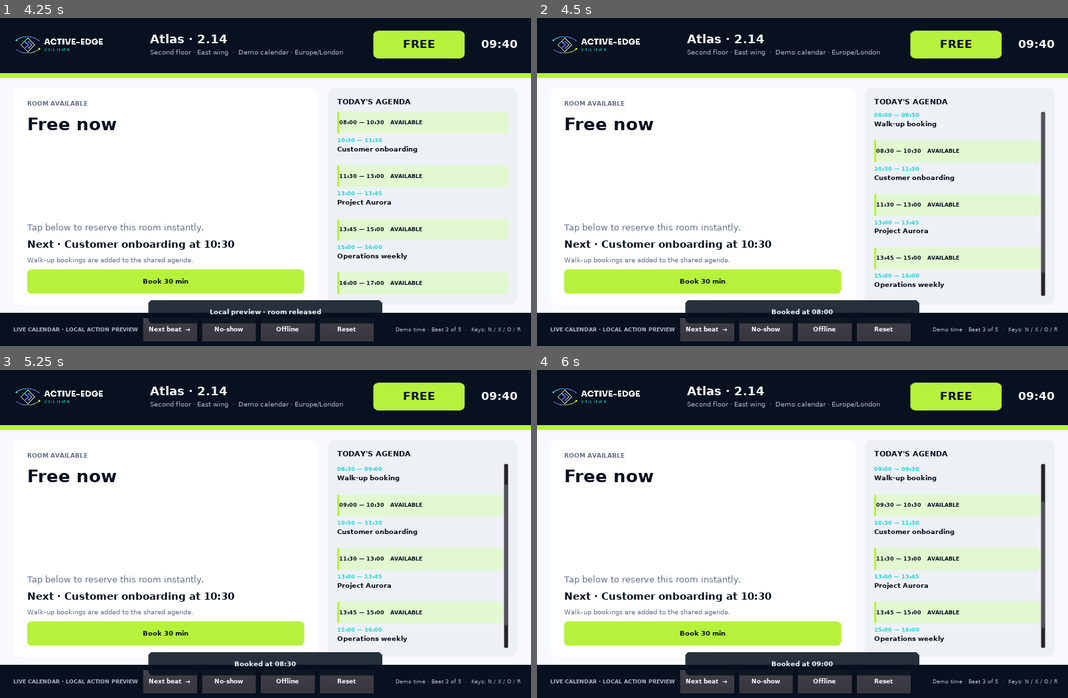
Above: before the commit, frames 1-4 (two rows, left to right).
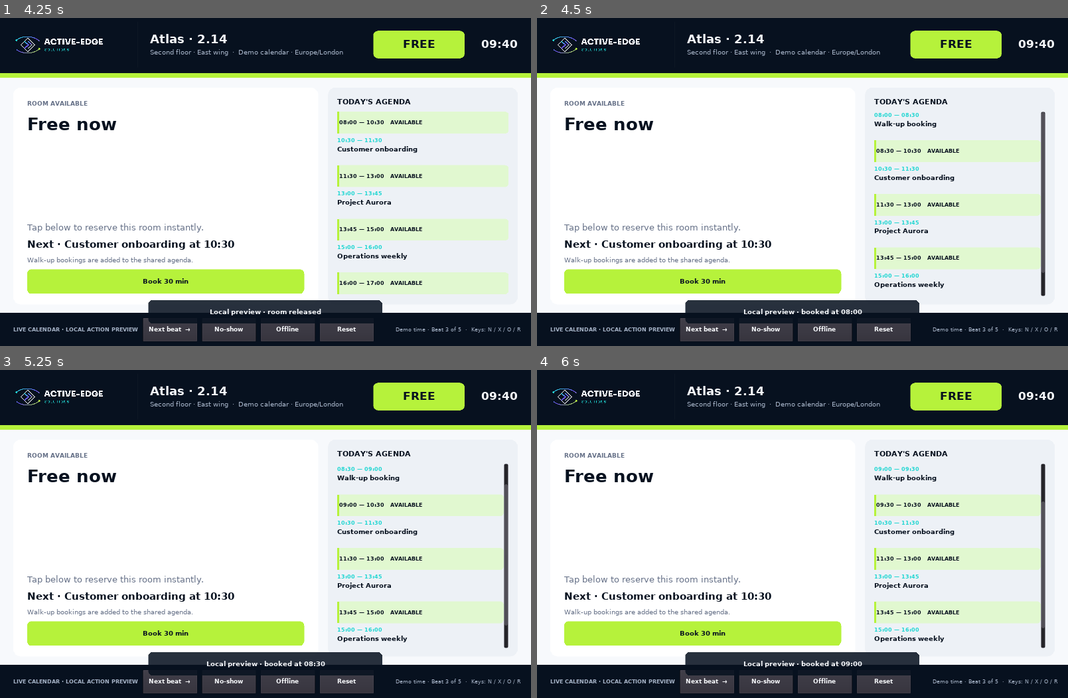
Above: after the commit, the same moments.

Repository: active-esl/godot-demos
Game: Godot game, scene res://Main.tscn
Same seed, same stepped clock (60 frames per second), same inputs: the game is played once before the commit and once after it.
Inputs:
- Up to frame 1 (4.25 s): click "Next beat →" at 0.5 s; click "Next beat →" at 1.25 s; click "Book 30 min" at 2 s; click "Extend +15" at 2.75 s; click "End meeting" at 3.5 s
- Up to frame 2 (4.5 s): click "08:00 — 10:30 AVAILABLE" at 4.25 s
- Up to frame 3 (5.25 s): click "08:30 — 10:30 AVAILABLE" at 5 s
- Up to frame 4 (6 s): click "09:00 — 10:30 AVAILABLE" at 5.75 s

Frame 1 is identical in both runs. In frame 2, 0.2% of the frame differs, in the area x 39-62%, y 88-91%; in frame 3, 0.2%; in frame 4, 0.2%.

Commit message:
feat: add live calendar bridge for room screen

Diff:
--- a/demos/room-booking/scripts/booking_model.gd
+++ b/demos/room-booking/scripts/booking_model.gd
@@ -17,6 +17,7 @@
 var schedule_day := ""
 var synced_at := ""
 var simulated_clock := false
+var runtime_calendar_path := "/var/lib/active-edge-room-booking/calendar_day.json"
 
 func load_day(path: String) -> bool:
 	var file := File.new()
@@ -44,9 +45,20 @@
 	if not load_day("res://data/calendar_day.json"):
 		load_day("res://data/mock_day.json")
 	if use_live_clock:
+		reload_runtime_day()
 		sync_clock()
 	else:
 		now_min = BEATS[0]
+
+func reload_runtime_day() -> bool:
+	if offline or OS.has_feature("HTML5"):
+		return false
+	var configured := OS.get_environment("AESL_ROOM_BOOKING_CALENDAR_PATH")
+	var path := configured if configured != "" else runtime_calendar_path
+	var before := synced_at
+	if not load_day(path):
+		return false
+	return synced_at != before
 
 func sync_clock() -> bool:
 	if simulated_clock:
@@ -157,7 +169,7 @@
 	if offline:
 		return "Offline · cached agenda"
 	if source == "google":
-		return "Google Calendar · %s" % timezone_name
+		return "Google Calendar live · %s" % timezone_name
 	return "Demo calendar · %s" % timezone_name
 
 func is_live_calendar() -> bool:
--- a/demos/room-booking/scripts/main.gd
+++ b/demos/room-booking/scripts/main.gd
@@ -73,7 +73,7 @@
 	_refresh()
 
 func _on_book_slot(start_min: int) -> void:
-	_show_toast("Booked at %s" % model.format_time(start_min) if model.book_at(start_min) else "That slot is unavailable")
+	_show_toast("Local preview · booked at %s" % model.format_time(start_min) if model.book_at(start_min) else "That slot is unavailable")
 	_refresh()
 
 func _unhandled_input(event: InputEvent) -> void:
@@ -114,13 +114,17 @@
 
 func _build_clock_timer() -> void:
 	clock_timer = Timer.new()
-	clock_timer.wait_time = 15.0
+	clock_timer.wait_time = 8.0
 	clock_timer.connect("timeout", self, "_on_clock_tick")
 	add_child(clock_timer)
 	clock_timer.start()
 
 func _on_clock_tick() -> void:
-	if model.sync_clock():
+	var calendar_changed: bool = model.reload_runtime_day()
+	var clock_changed: bool = model.sync_clock()
+	if calendar_changed:
+		_show_toast("Google Calendar updated")
+	if calendar_changed or clock_changed:
 		_refresh()
 
 func _show_toast(message: String) -> void:
Not shown, changed: README.md
Not shown, changed: demos/room-booking/README.md
Not shown, added: packaging/systemd/README.md
Not shown, added: packaging/systemd/active-edge-room-calendar.service
Not shown, added: packaging/systemd/active-edge-room-calendar.timer
Not shown, changed: scripts/gcal_export.py
